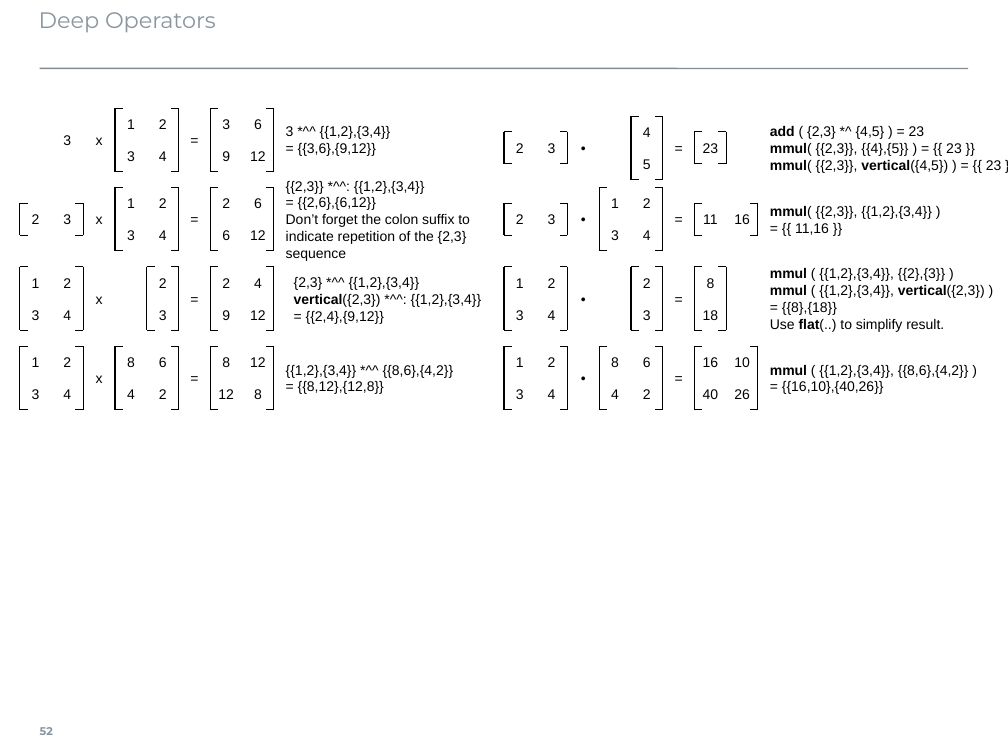
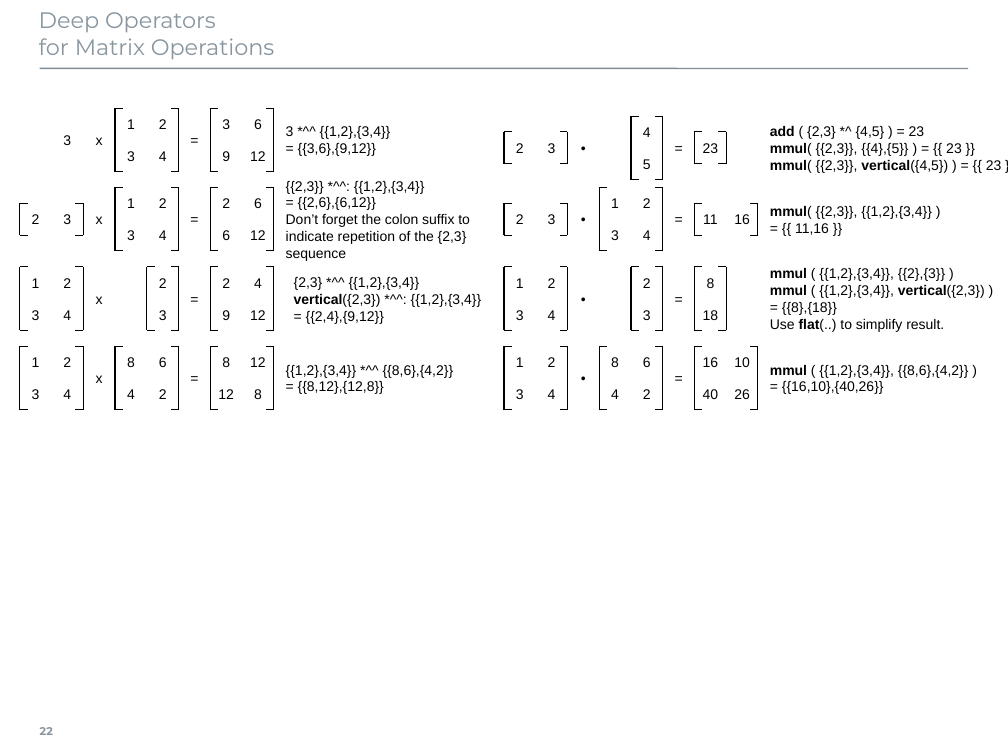
Before and after one commit to georgzurbonsen/B4P_Docu_Maker, a slide deck: slide 22 of source-docs/Beyond4P Illustrations.pptx (slide 52 before the commit). Drawn at 1008x756 pixels with LibreOffice and Linux fonts; fonts in the diff are those of the drawing. Boxes give left, top, right and bottom in pixels: in the first picture for what was removed or moved away, otherwise in the second. Text is boxed around its words. In the diff, an @@ line names an element or a change of style, - is before the commit and + after.

```diff
--- a/source-docs/Beyond4P Illustrations.pptx
+++ b/source-docs/Beyond4P Illustrations.pptx
@@ title at (39,12,275,60): text changed @@
-Deep Operators
+Deep Operators
+for Matrix Operations
@@ page number at (40,727,53,735): text changed @@
-52
+22
```
Also in this commit, not shown: 1 other slide changed, 23 other files.
